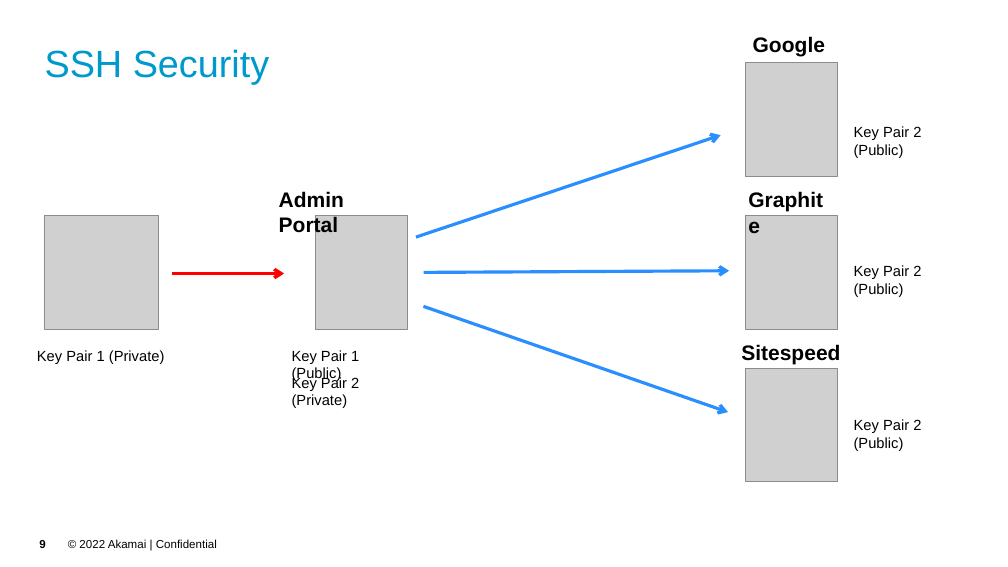
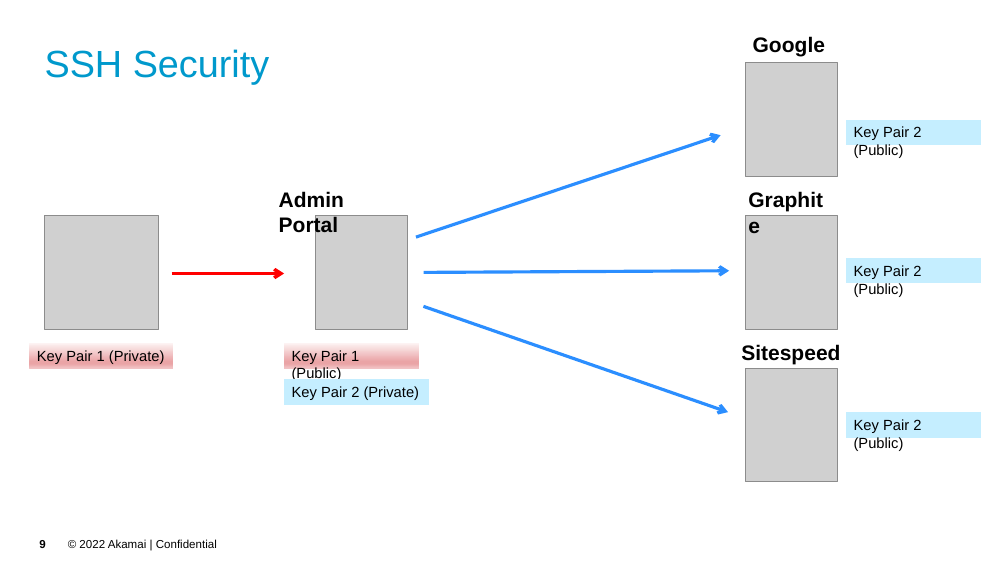
Before and after one commit to akamai-consulting/sitespeed, a slide deck: slide 9 of Info/Overview.pptx. Drawn at 1008x567 pixels with LibreOffice and Linux fonts; fonts in the diff are those of the drawing; grey boxes stand for pictures; background and template pictures are left out. Boxes give left, top, right and bottom in pixels: in the first picture for what was removed or moved away, otherwise in the second. Text is boxed around its words. In the diff, an @@ line names an element or a change of style, - is before the commit and + after.

```diff
--- a/Info/Overview.pptx
+++ b/Info/Overview.pptx
@@ rectangle "Key Pair 1 (Private)" at <box>29,343,173,368</box>: fill none to gradient #FDF5F5 to #EAA4A6 to #F1C2C4 @@
@@ rectangle "Key Pair 1 (Public)" at <box>284,343,420,368</box>: fill none to gradient #FDF5F5 to #EAA4A6 to #F1C2C4 @@
@@ fill none to #C5EEFF in 4 elements at <box>846,119,982,145</box>, <box>846,258,982,284</box>, <box>846,412,982,438</box>, <box>284,380,429,405</box> @@
@@ rectangle "Key Pair 2 (Private)": place and size @@
-rectangle "Key Pair 2 (Private)" at <box>292,376,359,408</box>
+rectangle "Key Pair 2 (Private)" at <box>284,380,429,405</box>
@@ 5 rectangles: place and size @@
-5 rectangles at <box>37,126,921,451</box>
+5 rectangles at <box>29,119,982,438</box>
```
Also in this commit, not shown: 2 other files.
